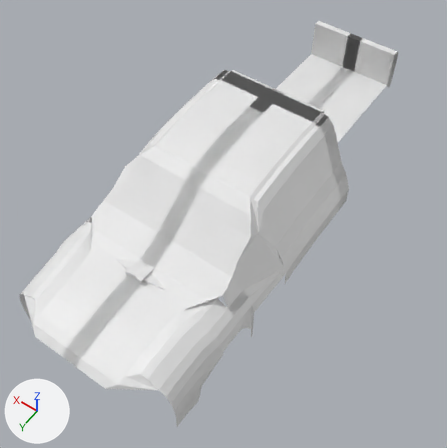
What one commit did to the Blender file sources/CrispyHilux.blend.
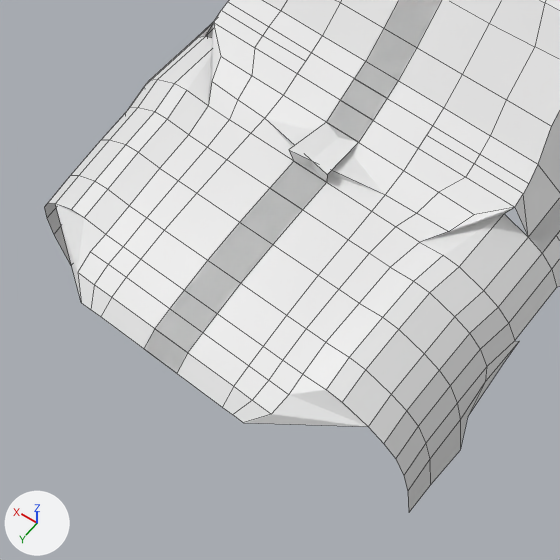
The first picture shows the older version from a camera (50 mm lens) standing at (-4.37, 8.48, 8.71) and looking at (-0.12, 2.52, -0.65). The close-ups show both versions on the part from 0% to 54% of the width and 46% to 100% of the height of that picture. Lighting does not change. The marker at lower left points along +X, +Y and +Z. The close-ups show mesh edges as thin lines.
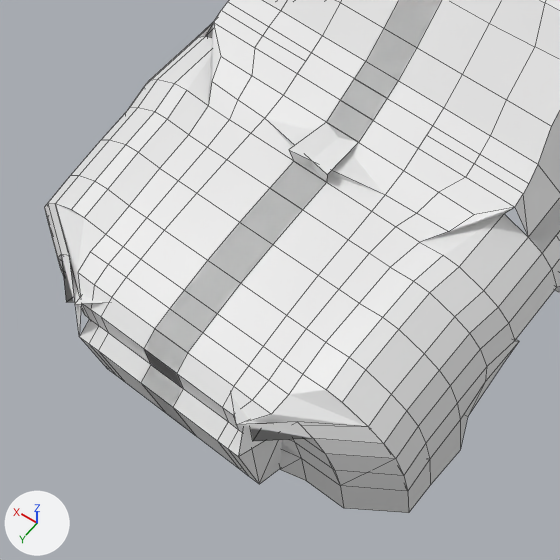
Where the change shows, as pixel boxes [x1, y1, x2, y2] in the close-ups (560 x 560 px):
'Plane', reshaped: before [44, 0, 560, 512]; after [44, 0, 560, 513]
part 1 of me_plane_005, added: after [44, 203, 560, 513]

Edits to the bpy script that builds the scene:
```text
Change me_plane_005:
    used by ob_plane; location = (0.066, 0.791, 1.221); scale = (0.153, 0.161, 1.0)
    remove me_plane_005.from_pydata(...)  # 359 vertices, 266 faces; spans x -11.9..1.2, y -23.4..34.9, z -2.6..0.0
    add me_plane_005.from_pydata(...)  # 438 vertices, 325 faces; spans x -11.9..1.2, y -23.4..35.6, z -2.6..0.0
    me_plane_005 part 1
    40 vertices are added at x -11.9..1.0, y -23.3..35.2, z -2.6..-1.2
    8 new vertices lie (2.6, 1.5, 0.0) away from vertices in x -11.3..-9.5, y 32.2, z -2.6..-1.4
    6 new vertices lie (3.3, 0.1, 0.0) away from vertices in x -11.8..-11.7, y 19.5..24.9, z -2.5..-1.7
    5 new vertices lie (0.0, 0.7, -0.1) away from vertices in x -4.9..1.0, y 34.9, z -1.7
    5 new vertices lie (0.0, -0.4, -0.6) away from vertices in x -4.9..1.0, y 35.6, z -1.8
    5 new vertices lie (0.0, -1.9, -0.2) away from vertices in x -4.9..1.0, y 35.2, z -2.4
    5 new vertices lie (0.0, -1.3, 0.0) away from vertices in x -4.9..1.0, y 33.3, z -2.6
    5 new vertices lie (2.3, 0.0, 0.0) away from vertices in x -8.7..-7.7, y 33.7, z -2.1..-1.5
    59 new faces join them
```
